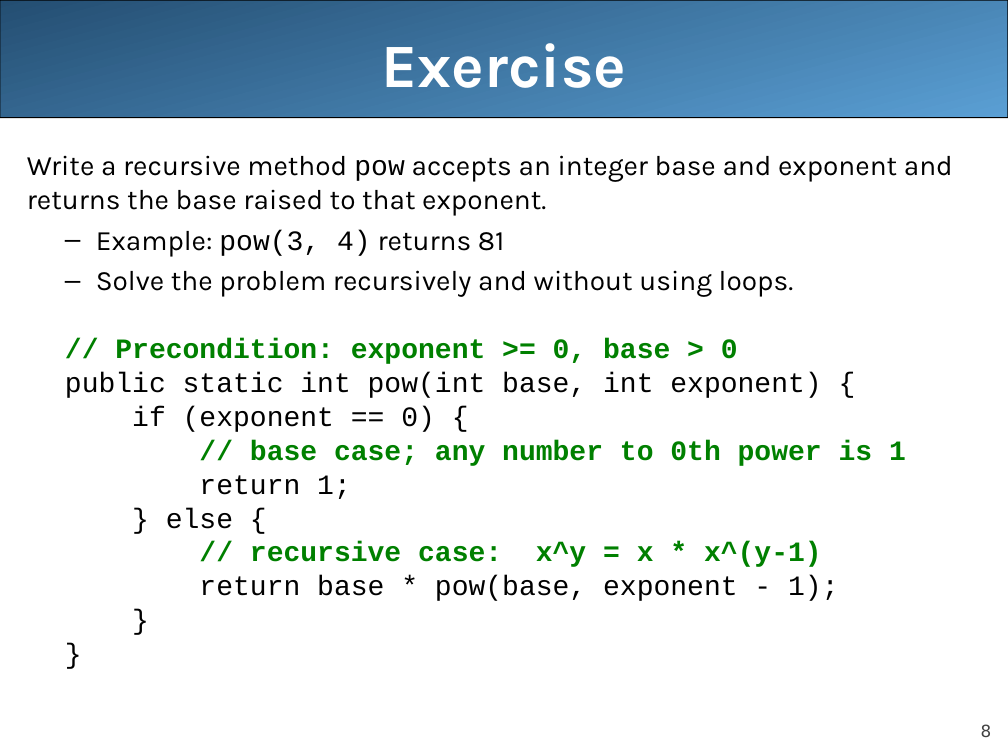
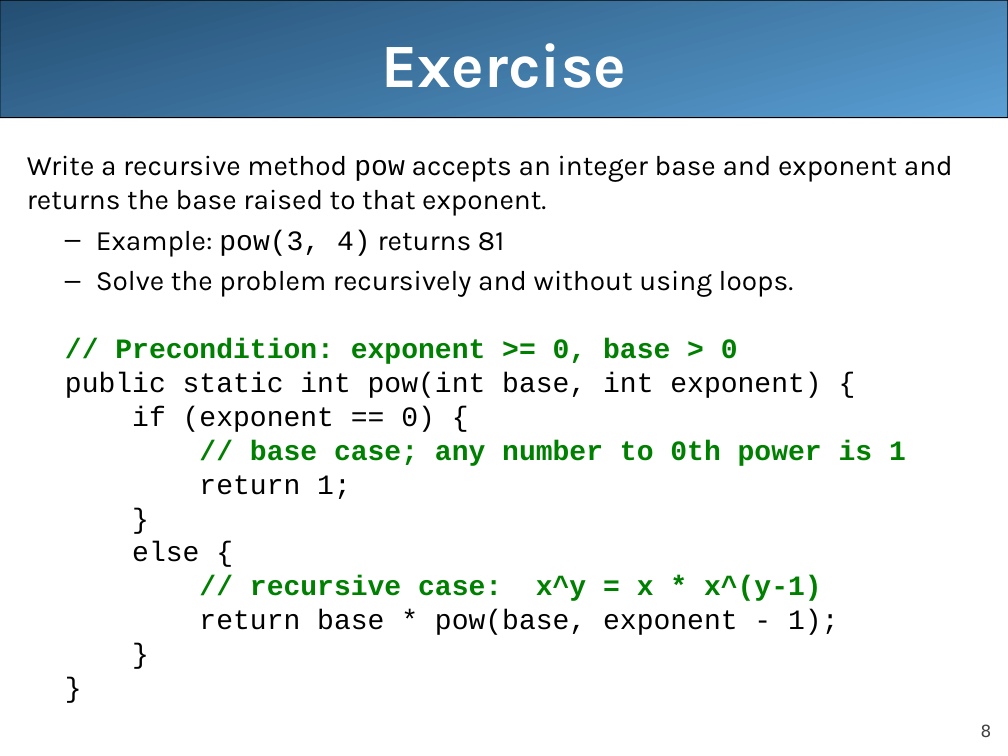
Before and after one commit to LongBaoNguyen/longbaonguyen.github.io, a slide deck: slide 8 of courses/apcsa/lecture23.ppt. Drawn at 1008x756 pixels with LibreOffice and Linux fonts; fonts in the diff are those of the drawing. Boxes give left, top, right and bottom in pixels: in the first picture for what was removed or moved away, otherwise in the second. Text is boxed around its words. In the diff, an @@ line names an element or a change of style, - is before the commit and + after.

```diff
--- a/courses/apcsa/lecture23.ppt
+++ b/courses/apcsa/lecture23.ppt
@@ text at <box>132,542,199,562</box>: text changed @@
-  } else {
+  }
+  else {
```
Also in this commit, not shown: 3 other slides changed, 6 other files.
